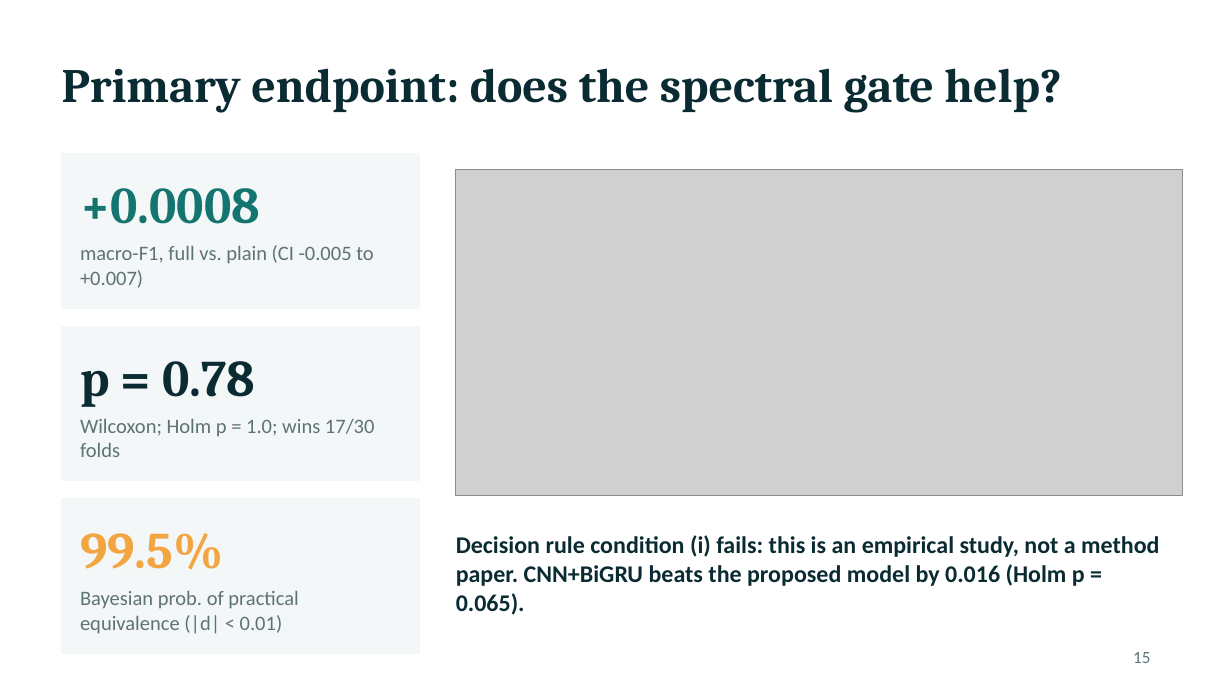
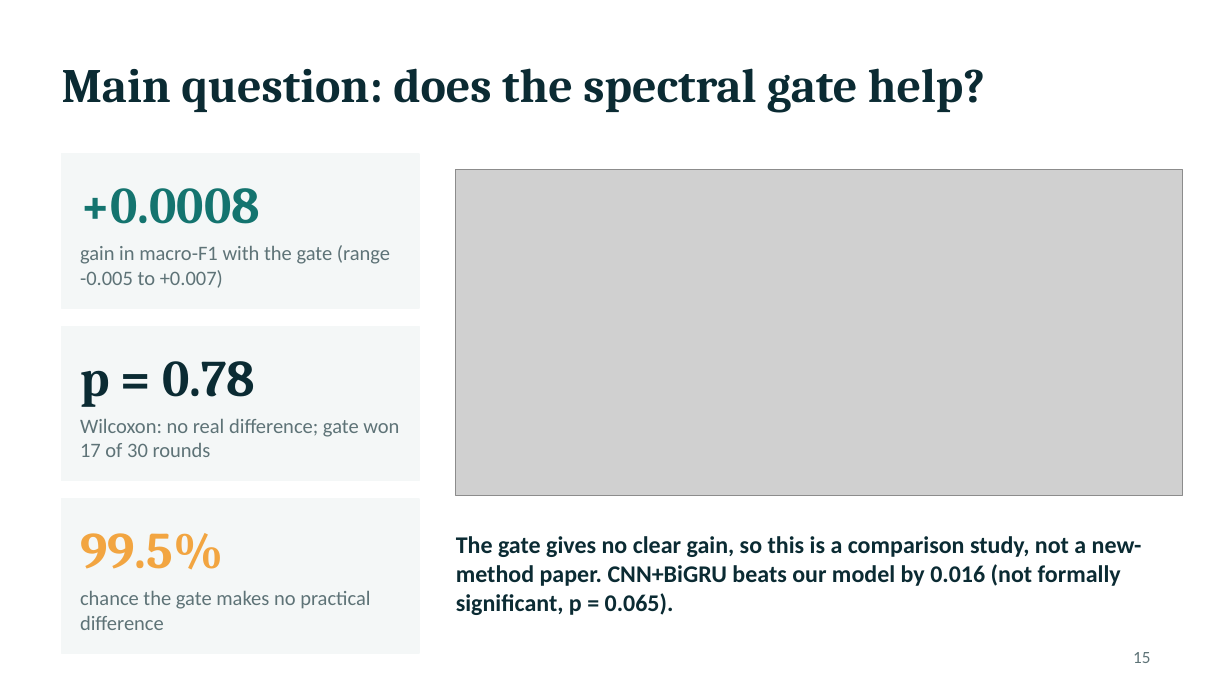
Before and after one commit to himanshmunjal/Dual-attention-HAR, a slide deck: slide 15 of presentation/HAR_Review_Presentation.pptx. Drawn at 1232x693 pixels with LibreOffice and Linux fonts; fonts in the diff are those of the drawing; grey boxes stand for pictures. Boxes give left, top, right and bottom in pixels: in the first picture for what was removed or moved away, otherwise in the second. Text is boxed around its words. In the diff, an @@ line names an element or a change of style, - is before the commit and + after.

Commit message:
Add author e-mail; rebuild paper PDF, DOCX and figures for arXiv v1
- Author block: VIT e-mail
- Regenerated paper.tex, paper.pdf, paper.docx and figures from paper_src.tex
- Update review presentation

```diff
--- a/presentation/HAR_Review_Presentation.pptx
+++ b/presentation/HAR_Review_Presentation.pptx
@@ title at bbox=[62, 68, 985, 112]: text changed @@
-Primary endpoint: does the spectral gate help?
+Main question: does the spectral gate help?
@@ text at bbox=[80, 245, 390, 288]: text changed @@
-macro-F1, full vs. plain (CI -0.005 to +0.007)
+gain in macro-F1 with the gate (range -0.005 to +0.007)
@@ text at bbox=[80, 419, 399, 457]: text changed @@
-Wilcoxon; Holm p = 1.0; wins 17/30 folds
+Wilcoxon: no real difference; gate won 17 of 30 rounds
@@ text at bbox=[456, 536, 1142, 615]: text changed @@
-Decision rule condition (i) fails: this is an empirical study, not a method paper. CNN+BiGRU beats the proposed model by 0.016 (Holm p = 0.065).
+The gate gives no clear gain, so this is a comparison study, not a new-method paper. CNN+BiGRU beats our model by 0.016 (not formally significant, p = 0.065).
@@ text at bbox=[80, 591, 370, 630]: text changed @@
-Bayesian prob. of practical equivalence (|d| < 0.01)
+chance the gate makes no practical difference
```
Also in this commit, not shown: 21 other slides changed, 17 other files.
